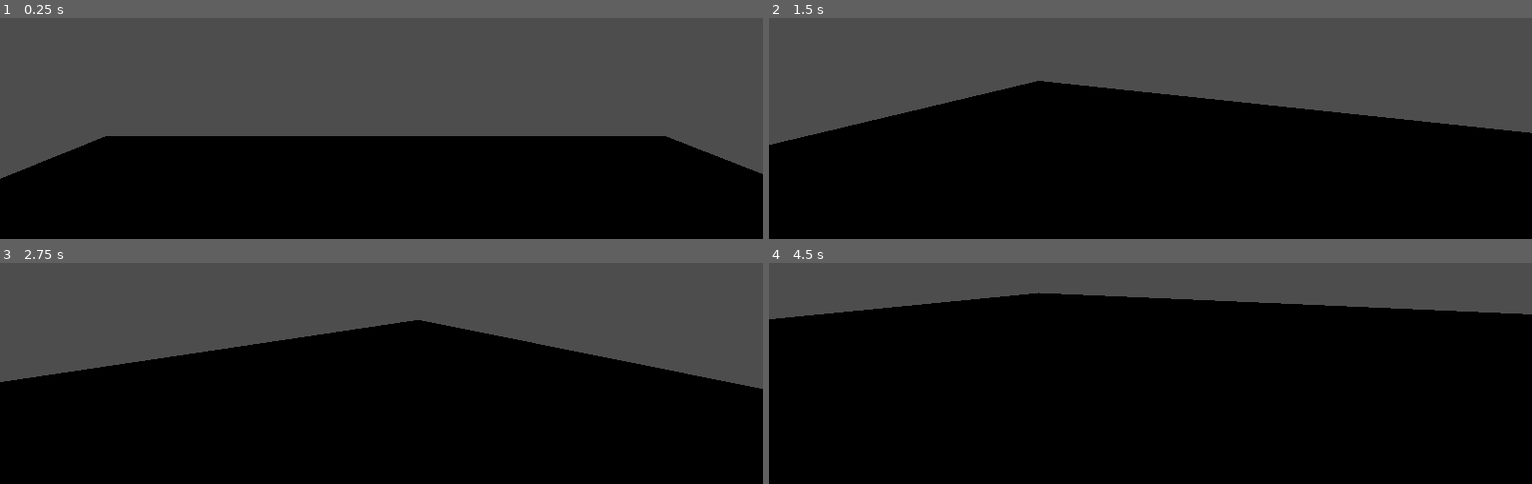
Above: before the commit, frames 1-4 (two rows, left to right).
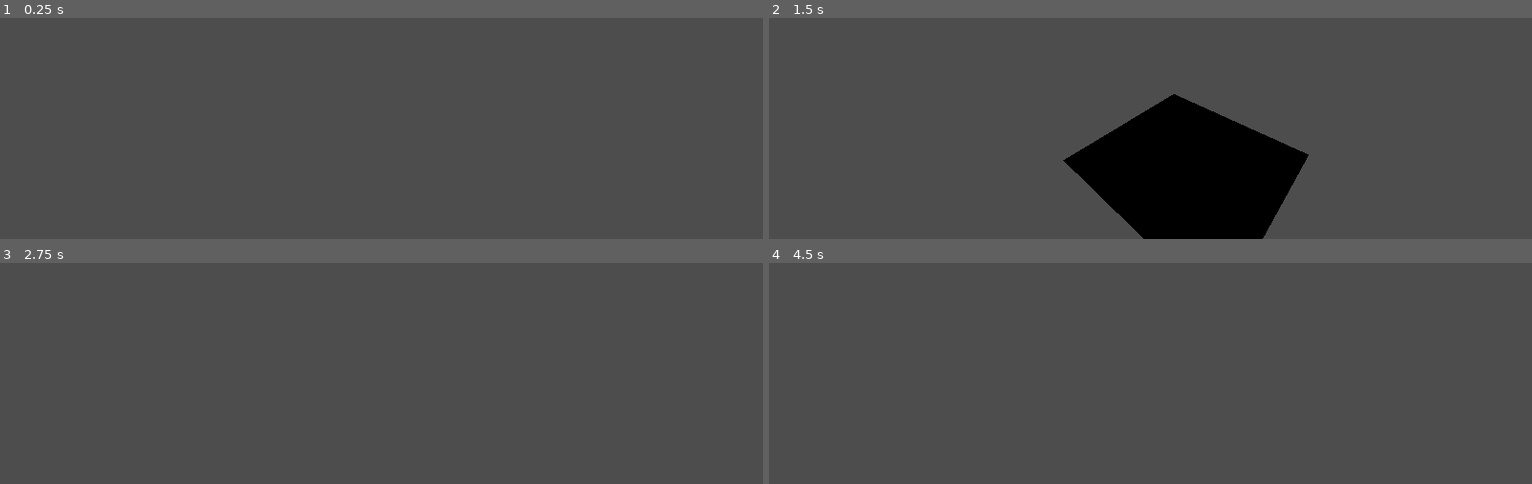
Above: after the commit, the same moments.

Repository: KobiWare/Feiler-File-Manager-2.0
Game: Godot game, scene res://scenes/main.tscn
The game is run twice, just before and just after one commit, with the same random seed, the same clock (stepped at 60 frames per second) and the same inputs.
Inputs (mouse positions are in pixels of both pictures, inside the frame that each line leads up to):
- Up to frame 1 (0.25 s): no input
- Up to frame 2 (1.5 s): tap Enter (ui_accept) at 0.5, 0.77 s; move the mouse to (outside the picture) at 0.52 s; hold D (right, bound only before the commit) 0.53-1.25 s; tap Q at 0.6 s; click (outside the picture) at 0.67 s; tap E at 0.8 s; drag from (997, 46) to (1112, 110) at 1.27 s
- Up to frame 3 (2.75 s): tap Enter (ui_accept) at 2 s; move the mouse to (outside the picture) at 2.02 s; hold D (right, bound only before the commit) from 2.03 s (still down); tap Shift at 2.1 s; click (outside the picture) at 2.17 s; tap Alt at 2.3 s
- Up to frame 4 (4.5 s): release D (right, bound only before the commit) at 2.75 s; drag from (1112, 355) to (outside the picture) at 2.77 s; tap Enter (ui_accept) at 3.5, 3.77 s; move the mouse to (1379, 333) at 3.52 s; hold A (left, bound only before the commit) 3.53-4.25 s; tap Q at 3.6 s; click (1379, 333) at 3.67 s; tap E at 3.8 s; drag from (outside the picture) to (outside the picture) at 4.27 s

The runs differ from the first frame. In frame 1, 44% of the frame differs, in the area x 0-100%, y 53-100%; in frame 2, 45%; in frame 3, 59%; in frame 4, 81%, in the area x 0-100%, y 13-100%.

Commit message:
add few things
sorry i couldn't merge tyler

Diff:
--- a/project.godot
+++ b/project.godot
@@ -14,16 +14,3 @@
 run/main_scene="res://scenes/main.tscn"
 config/features=PackedStringArray("4.0", "Forward Plus")
 config/icon="res://icon.svg"
-
-[input]
-
-left={
-"deadzone": 0.5,
-"events": [Object(InputEventKey,"resource_local_to_scene":false,"resource_name":"","device":-1,"window_id":0,"alt_pressed":false,"shift_pressed":false,"ctrl_pressed":false,"meta_pressed":false,"pressed":false,"keycode":0,"physical_keycode":65,"key_label":0,"unicode":97,"echo":false,"script":null)
-]
-}
-right={
-"deadzone": 0.5,
-"events": [Object(InputEventKey,"resource_local_to_scene":false,"resource_name":"","device":-1,"window_id":0,"alt_pressed":false,"shift_pressed":false,"ctrl_pressed":false,"meta_pressed":false,"pressed":false,"keycode":0,"physical_keycode":68,"key_label":0,"unicode":100,"echo":false,"script":null)
-]
-}
--- /dev/null
+++ b/scenes/FileCollision.gd
@@ -0,0 +1,12 @@
+extends Area3D
+
+func _on_mouse_entered():
+	print("mouse entered")
+	pass # Replace with function body.
+
+func _on_mouse_exited():
+	print("mouse exited")
+
+
+func _on_input_event(camera, event, position, normal, shape_idx):
+	print("input event", event)
--- a/scenes/main.tscn
+++ b/scenes/main.tscn
@@ -1,34 +1,56 @@
-[gd_scene load_steps=5 format=3 uid="uid://c717h4sbifgmo"]
+[gd_scene load_steps=7 format=3 uid="uid://ctdj3ynsraqpy"]
 
-[ext_resource type="Script" path="res://scripts/CharacterBody3D.gd" id="1_bwv3q"]
+[ext_resource type="Script" path="res://scripts/movementAndRotation.gd" id="1_l4jme"]
+[ext_resource type="Script" path="res://scenes/FileCollision.gd" id="2_up1xc"]
 
-[sub_resource type="BoxShape3D" id="BoxShape3D_nb7ru"]
-size = Vector3(0.58351, 1, 0.484802)
+[sub_resource type="SphereShape3D" id="SphereShape3D_w8rvq"]
 
 [sub_resource type="BoxShape3D" id="BoxShape3D_b4xj5"]
-size = Vector3(10, 1, 10)
+size = Vector3(0.990247, 1, 1.03745)
 
 [sub_resource type="PlaneMesh" id="PlaneMesh_3qn6t"]
-size = Vector2(10, 10)
+
+[sub_resource type="BoxMesh" id="BoxMesh_sq4gk"]
 
 [node name="Node3D" type="Node3D"]
 
 [node name="CharacterBody3D" type="CharacterBody3D" parent="."]
 transform = Transform3D(1, 0, 0, 0, 1, 0, 0, 0, 1, -0.0803652, -0.0397885, -0.00669718)
-script = ExtResource("1_bwv3q")
+script = ExtResource("1_l4jme")
 
 [node name="Camera" type="Camera3D" parent="CharacterBody3D"]
 
 [node name="CollisionShape3D" type="CollisionShape3D" parent="CharacterBody3D"]
-shape = SubResource("BoxShape3D_nb7ru")
+shape = SubResource("SphereShape3D_w8rvq")
 
-[node name="StaticBody3D" type="StaticBody3D" parent="."]
+[node name="Floor" type="StaticBody3D" parent="."]
 transform = Transform3D(1, 0, 0, 0, 1, 0, 0, 0, 1, 0, -2.35494, 0)
 
-[node name="CollisionShape3D" type="CollisionShape3D" parent="StaticBody3D"]
+[node name="CollisionShape3D" type="CollisionShape3D" parent="Floor"]
 transform = Transform3D(1, 0, 0, 0, 1, 0, 0, 0, 1, 0, -0.466199, 0)
 shape = SubResource("BoxShape3D_b4xj5")
 
-[node name="MeshInstance3D" type="MeshInstance3D" parent="StaticBody3D"]
-transform = Transform3D(1, 0, 0, 0, 1, 0, 0, 0, 1, -0.00379801, 0, -0.00973988)
+[node name="MeshInstance3D" type="MeshInstance3D" parent="Floor"]
 mesh = SubResource("PlaneMesh_3qn6t")
+
+[node name="Folder" type="StaticBody3D" parent="."]
+transform = Transform3D(-1, 0, -8.74228e-08, 0, 1, 0, 8.74228e-08, 0, -1, 0, -1.27585, 4.9104)
+
+[node name="MeshInstance3D" type="MeshInstance3D" parent="Folder"]
+mesh = SubResource("BoxMesh_sq4gk")
+
+[node name="Area3D" type="Area3D" parent="Folder"]
+script = ExtResource("2_up1xc")
+
+[node name="CollisionShape3D" type="CollisionShape3D" parent="Folder/Area3D"]
+transform = Transform3D(1, 0, 0, 0, 1, 0, 0, 0, 1, 0, -0.000989676, 0)
+shape = SubResource("BoxShape3D_b4xj5")
+
+[node name="Label3D" type="Label3D" parent="Folder/Area3D"]
+transform = Transform3D(1, 0, 0, 0, 1, 0, 0, 0, 1, 0, 0.971506, 0)
+pixel_size = 0.0121
+text = "Folder Name"
+
+[connection signal="input_event" from="Folder/Area3D" to="Folder/Area3D" method="_on_input_event"]
+[connection signal="mouse_entered" from="Folder/Area3D" to="Folder/Area3D" method="_on_mouse_entered"]
+[connection signal="mouse_exited" from="Folder/Area3D" to="Folder/Area3D" method="_on_mouse_exited"]
--- /dev/null
+++ b/scripts/movementAndRotation.gd
@@ -0,0 +1,119 @@
+class_name FreeLookCamera extends CharacterBody3D#Camera3D
+
+# CREDIT: https://github.com/adamviola/simple-free-look-camera/blob/master/camera.gd
+
+# Modifier keys' speed multiplier
+const SHIFT_MULTIPLIER = 2.5
+const ALT_MULTIPLIER = 1.0 / SHIFT_MULTIPLIER
+
+
+@export_range(0.0, 1.0) var sensitivity: float = 0.25
+
+# Mouse state
+var _mouse_position = Vector2(0.0, 0.0)
+var _total_pitch = 0.0
+
+# Movement state
+var _direction = Vector3(0.0, 0.0, 0.0)
+var _velocity = Vector3(0.0, 0.0, 0.0)
+var _acceleration = 30
+var _deceleration = -10
+var _vel_multiplier = 4
+
+# Keyboard state
+var _w = false
+var _s = false
+var _a = false
+var _d = false
+var _q = false
+var _e = false
+var _shift = false
+var _alt = false
+
+func _input(event):
+	# Receives mouse motion
+	if event is InputEventMouseMotion:
+		_mouse_position = event.relative
+
+	# Receives mouse button input
+	if event is InputEventMouseButton:
+		match event.button_index:
+			MOUSE_BUTTON_LEFT: # Only allows rotation if left click down
+				Input.set_mouse_mode(Input.MOUSE_MODE_CAPTURED if event.pressed else Input.MOUSE_MODE_VISIBLE)
+			MOUSE_BUTTON_WHEEL_UP: # Increases max velocity
+				_vel_multiplier = clamp(_vel_multiplier * 1.1, 0.2, 20)
+			MOUSE_BUTTON_WHEEL_DOWN: # Decereases max velocity
+				_vel_multiplier = clamp(_vel_multiplier / 1.1, 0.2, 20)
+
+	# Receives key input
+	if event is InputEventKey:
+		match event.keycode:
+			KEY_W:
+				_w = event.pressed
+			KEY_S:
+				_s = event.pressed
+			KEY_A:
+				_a = event.pressed
+			KEY_D:
+				_d = event.pressed
+			KEY_Q:
+				_q = event.pressed
+			KEY_E:
+				_e = event.pressed
+			KEY_SHIFT:
+				_shift = event.pressed
+			KEY_ALT:
+				_alt = event.pressed
+
+# Updates mouselook and movement every frame
+func _process(delta):
+	move_and_slide()
+	_update_mouselook()
+	_update_movement(delta)
+
+# Updates camera movement
+func _update_movement(delta):
+	# Computes desired direction from key states
+	_direction = Vector3(
+		(_d as float) - (_a as float),
+		(_e as float) - (_q as float),
+		(_s as float) - (_w as float)
+	)
+
+	# Computes the change in velocity due to desired direction and "drag"
+	# The "drag" is a constant acceleration on the camera to bring it's velocity to 0
+	var offset = _direction.normalized() * _acceleration * _vel_multiplier * delta \
+		+ _velocity.normalized() * _deceleration * _vel_multiplier * delta
+
+	# Compute modifiers' speed multiplier
+	var speed_multi = 1
+	if _shift: speed_multi *= SHIFT_MULTIPLIER
+	if _alt: speed_multi *= ALT_MULTIPLIER
+
+	# Checks if we should bother translating the camera
+	if _direction == Vector3.ZERO and offset.length_squared() > _velocity.length_squared():
+		# Sets the velocity to 0 to prevent jittering due to imperfect deceleration
+		_velocity = Vector3.ZERO
+	else:
+		# Clamps speed to stay within maximum value (_vel_multiplier)
+		_velocity.x = clamp(_velocity.x + offset.x, -_vel_multiplier, _vel_multiplier)
+		_velocity.y = clamp(_velocity.y + offset.y, -_vel_multiplier, _vel_multiplier)
+		_velocity.z = clamp(_velocity.z + offset.z, -_vel_multiplier, _vel_multiplier)
+
+		translate(_velocity * delta * speed_multi)
+
+# Updates mouse look
+func _update_mouselook():
+	# Only rotates mouse if the mouse is captured
+	if Input.get_mouse_mode() == Input.MOUSE_MODE_CAPTURED:
+		_mouse_position *= sensitivity
+		var yaw = _mouse_position.x
+		var pitch = _mouse_position.y
+		_mouse_position = Vector2(0, 0)
+
+		# Prevents looking up/down too far
+		pitch = clamp(pitch, -90 - _total_pitch, 90 - _total_pitch)
+		_total_pitch += pitch
+
+		rotate_y(deg_to_rad(-yaw))
+		rotate_object_local(Vector3(1,0,0), deg_to_rad(-pitch))
